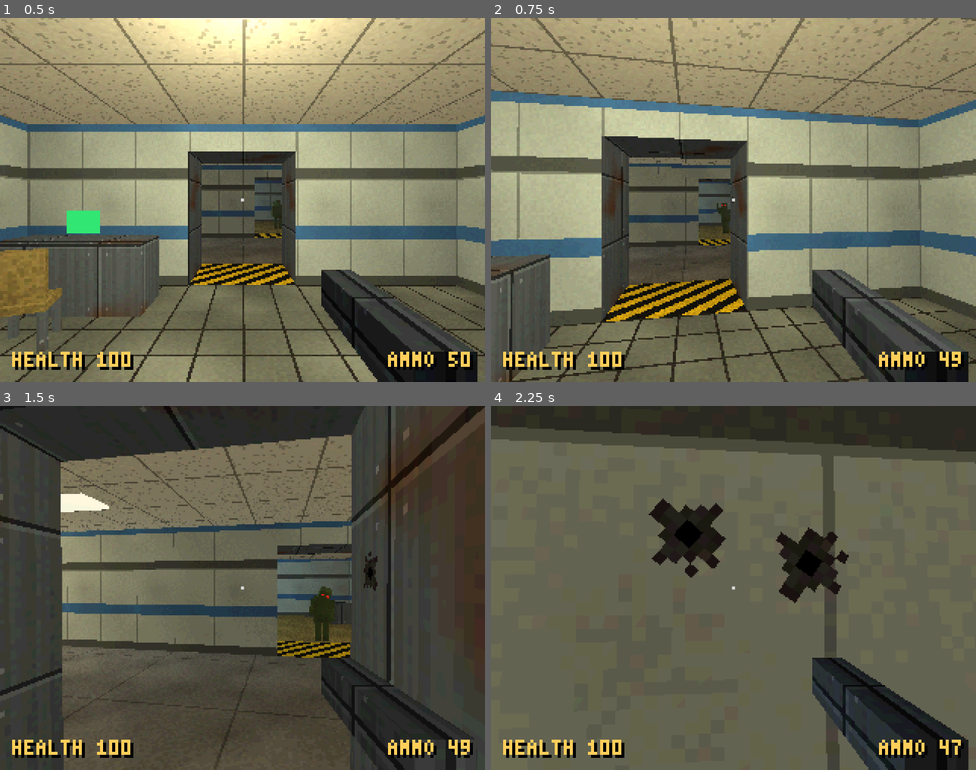
Above: before the commit, frames 1-4 (two rows, left to right).
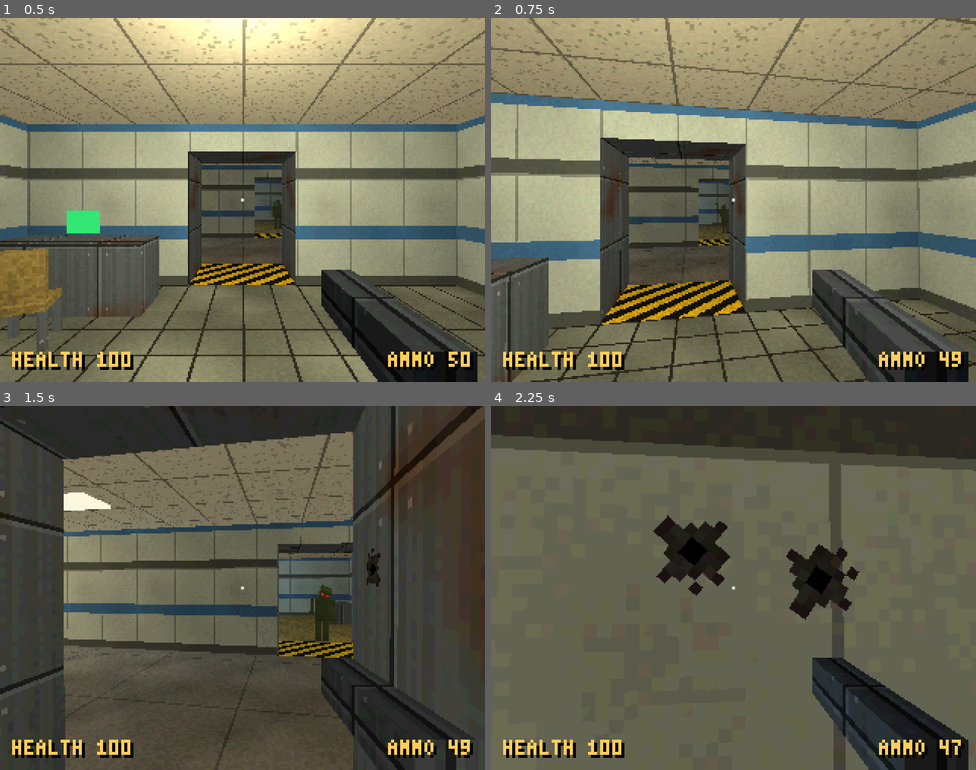
Above: after the commit, the same moments.

Repository: jonathanlambertt/retro-zombie-shooter
Game: Godot game, scene res://scenes/main.tscn
Two runs of this game, one before a commit and one after it. Both use one fixed random seed, a clock stepped at 60 frames per second and the inputs below.
Inputs (mouse positions are in pixels of both pictures, inside the frame that each line leads up to):
- Up to frame 1 (0.5 s): no input
- Up to frame 2 (0.75 s): tap Enter (ui_accept) at 0.5 s; move the mouse to (757, 200) at 0.52 s; press the mouse at (757, 200) at 0.53 s; hold W (move_forward) from 0.53 s (still down)
- Up to frame 3 (1.5 s): keep holding W (move_forward); tap Space (jump) at 0.77 s; move the mouse to (218, 588) at 1.27 s; release the mouse at (218, 588) at 1.28 s; right-click (218, 588) at 1.35 s
- Up to frame 4 (2.25 s): keep holding W (move_forward); tap Space (jump) at 1.52 s; click (709, 588) at 1.55 s; move the mouse to (743, 580) at 2.02 s; press the mouse at (743, 580) at 2.03 s

Frame 1 is identical in both runs. In frame 2, 15% of the frame differs, in the area x 0-100%, y 0-100%; in frame 3, 7.1%; in frame 4, 9.5%.

Commit message:
Add view bobbing

Diff:
--- a/scenes/pause_menu.tscn
+++ b/scenes/pause_menu.tscn
@@ -122,7 +122,7 @@
 offset_left = 16.0
 offset_top = 48.0
 offset_right = 224.0
-offset_bottom = 128.0
+offset_bottom = 144.0
 mouse_filter = 2
 
 [node name="RetroEffects" type="Control" parent="Menu/GraphicsPage/Rows"]
@@ -208,11 +208,32 @@
 text = "ON"
 align_right = true
 
+[node name="ViewBob" type="Control" parent="Menu/GraphicsPage/Rows"]
+anchors_preset = 0
+offset_top = 64.0
+offset_right = 208.0
+offset_bottom = 80.0
+mouse_filter = 2
+script = ExtResource("2_text")
+text = "VIEW BOB"
+
+[node name="Value" type="Control" parent="Menu/GraphicsPage/Rows/ViewBob"]
+layout_mode = 1
+anchors_preset = 15
+anchor_right = 1.0
+anchor_bottom = 1.0
+grow_horizontal = 2
+grow_vertical = 2
+mouse_filter = 2
+script = ExtResource("2_text")
+text = "ON"
+align_right = true
+
 [node name="Back" type="Control" parent="Menu/GraphicsPage/Rows"]
 anchors_preset = 0
-offset_top = 64.0
-offset_right = 208.0
-offset_bottom = 80.0
+offset_top = 80.0
+offset_right = 208.0
+offset_bottom = 96.0
 mouse_filter = 2
 script = ExtResource("2_text")
 text = "BACK"
--- a/scripts/pause_menu.gd
+++ b/scripts/pause_menu.gd
@@ -1,6 +1,7 @@
 extends CanvasLayer
 ## Pause menu: Esc freezes the game and shows RESUME, GRAPHICS and QUIT.
-## GRAPHICS opens a second page with switches for the retro effects.
+## GRAPHICS opens a second page with switches for the retro effects and the
+## view bob.
 ##
 ## Pausing: setting get_tree().paused to true stops every node whose Process
 ## Mode is "Pausable": no _process, no physics, no input. This menu's mode is
@@ -42,6 +43,9 @@
 static var snap_strength := 0.25
 static var light_band_strength := 0.0
 static var color_quantize := true
+## Whether the camera bobs up and down as the player walks. This one isn't a
+## shader setting: scripts/player.gd reads it every frame.
+static var view_bob := true
 
 ## The lines of the page that is showing, top to bottom.
 var rows: Array[Control] = []
@@ -60,6 +64,7 @@
 @onready var snap_row: Control = $Menu/GraphicsPage/Rows/VertexSnap
 @onready var light_bands_row: Control = $Menu/GraphicsPage/Rows/LightBands
 @onready var color_quantize_row: Control = $Menu/GraphicsPage/Rows/ColorQuantize
+@onready var view_bob_row: Control = $Menu/GraphicsPage/Rows/ViewBob
 @onready var back_row: Control = $Menu/GraphicsPage/Rows/Back
 
 
@@ -191,6 +196,8 @@
 		light_band_strength = _step(light_band_strength, direction, wrap)
 	elif row == color_quantize_row:
 		color_quantize = not color_quantize
+	elif row == view_bob_row:
+		view_bob = not view_bob
 	else:
 		return  # the button lines have nothing to turn up or down
 	_apply_settings()
@@ -230,6 +237,7 @@
 	snap_row.get_node("Value").text = _strength_text(snap_strength)
 	light_bands_row.get_node("Value").text = _strength_text(light_band_strength)
 	color_quantize_row.get_node("Value").text = _on_off_text(color_quantize)
+	view_bob_row.get_node("Value").text = _on_off_text(view_bob)
 
 	for i in rows.size():
 		var row := rows[i]
--- a/scripts/player.gd
+++ b/scripts/player.gd
@@ -18,6 +18,8 @@
 ##     gives "air control" (and, as a side effect, strafe-jumping).
 
 const PlaceholderSound := preload("res://scripts/placeholder_sound.gd")
+## The pause menu's script, which keeps the VIEW BOB on/off setting.
+const PauseMenu := preload("res://scripts/pause_menu.gd")
 
 @export_group("Movement")
 ## Top running speed, in metres per second.
@@ -46,6 +48,17 @@
 ## Radians of turn per pixel of mouse movement.
 @export var mouse_sensitivity := 0.0025
 
+@export_group("View bob")
+## How far the camera rises and falls with each step, in metres. 0 = none.
+## (The pause menu's VIEW BOB setting switches the whole effect off.)
+@export var view_bob_height := 0.035
+## How far it sways from side to side, in metres.
+@export var view_bob_sway := 0.02
+## Steps per metre walked. Higher = quicker, shorter steps.
+@export var view_bob_steps_per_meter := 0.35
+## How quickly the bob fades in when you set off and out when you stop.
+@export var view_bob_fade_speed := 8.0
+
 @export_group("Health")
 @export var max_health := 100
 ## SOUND HOOK: drag a .wav or .ogg file here in the Inspector to use your own
@@ -58,6 +71,10 @@
 ## How strong the red "you are being hurt" tint is right now, from 0 (none)
 ## to 1 (full). It jumps to 1 on every hit and then fades. The HUD reads it.
 var hurt_flash := 0.0
+## How far through the walking cycle the view bob is, in steps.
+var bob_phase := 0.0
+## How strong the bob is right now, from 0 (standing still) to 1 (running).
+var bob_amount := 0.0
 
 @onready var head: Node3D = $Head
 ## Every weapon the player carries, in the order of the number keys.
@@ -124,6 +141,27 @@
 
 func _process(delta: float) -> void:
 	hurt_flash = maxf(hurt_flash - hurt_fade_speed * delta, 0.0)
+	_bob_view(delta)
+
+
+## Nudges the camera up, down and sideways in time with the player's steps.
+## The weapons are children of the camera, so they ride along with it.
+func _bob_view(delta: float) -> void:
+	var speed := Vector3(velocity.x, 0.0, velocity.z).length()
+	# Bob only while walking on the ground, and less when moving slowly.
+	var wanted := 0.0
+	if PauseMenu.view_bob and is_on_floor():
+		wanted = clampf(speed / max_speed, 0.0, 1.0)
+	# move_toward steps a number towards a target without overshooting it.
+	bob_amount = move_toward(bob_amount, wanted, view_bob_fade_speed * delta)
+
+	# Advance by distance covered rather than by time, so the steps keep
+	# pace with the feet. TAU is a full circle (2 x PI): one step.
+	bob_phase += speed * delta * view_bob_steps_per_meter
+	var angle := bob_phase * TAU
+	# Down and up once per step; left and right once per pair of steps.
+	camera.position.y = sin(angle) * view_bob_height * bob_amount
+	camera.position.x = sin(angle * 0.5) * view_bob_sway * bob_amount
 
 
 # _physics_process runs at a fixed rate (60 times a second by default),
Not shown, changed: CLAUDE.md
Not shown, changed: README.md
